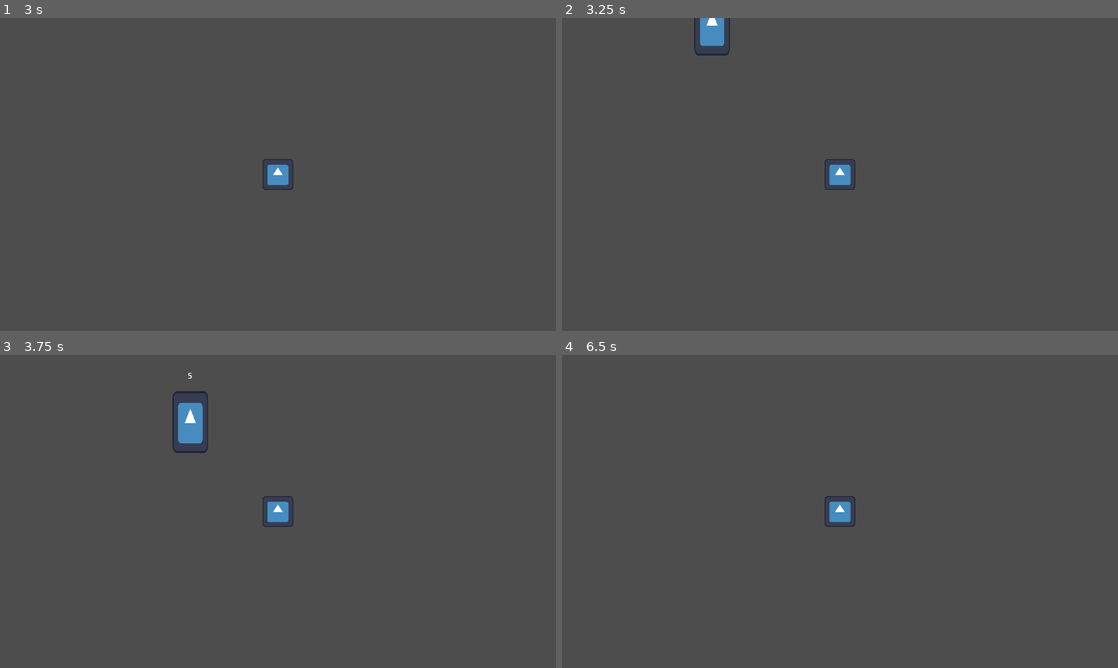
Above: before the commit, frames 1-4 (two rows, left to right).
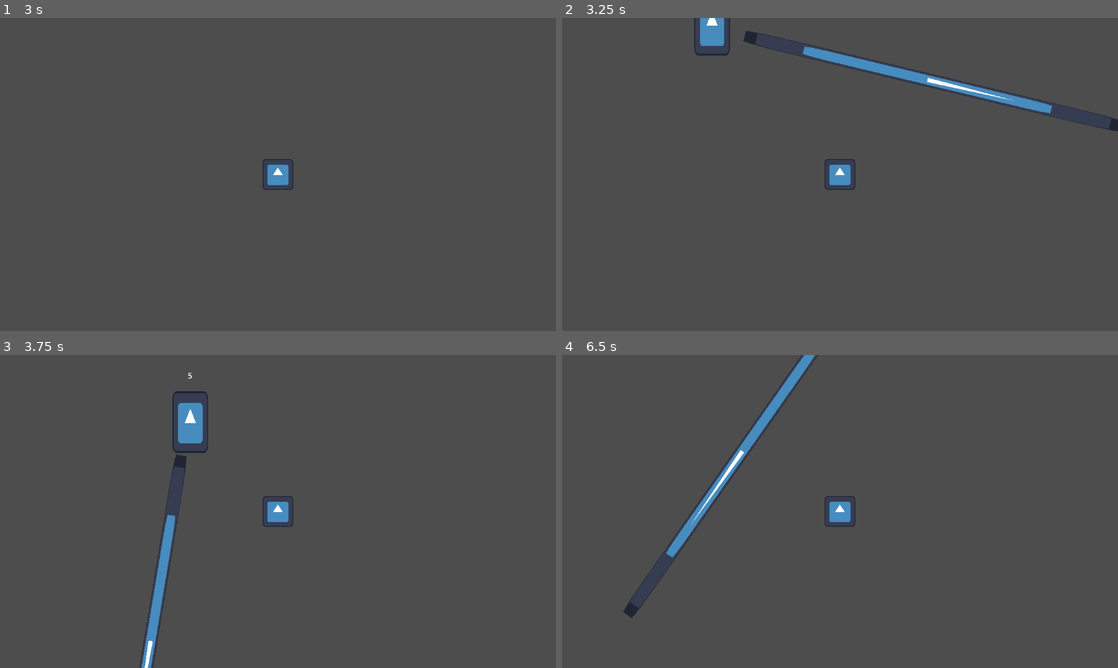
Above: after the commit, the same moments.

Repository: Luksx/GameOff-2024
Game: Godot game, scene res://Scenes/locations/worldtest.tscn
Same seed, same stepped clock (60 frames per second), same inputs: the game is played once before the commit and once after it. The engine's default icon, where the game draws it, is replaced by a stand-in: a white triangle on a blue panel in a dark square.
Inputs:
- Up to frame 1 (3 s): tap Enter at 0.5 s; hold Right (ui_right) 0.53-1.28 s; tap F (melle_attack) every 0.75 s from 0.6 to 2.85 s; hold Down (ui_down) 1.28-2.03 s; hold Right (ui_right) 2.03-2.78 s; tap Space at 2.75 s; hold Up (ui_up) from 2.78 s (still down)
- Up to frame 2 (3.25 s): keep holding Up (ui_up)
- Up to frame 3 (3.75 s): release Up (ui_up) at 3.53 s; hold Left (ui_left) from 3.53 s (still down); tap F (melle_attack) at 3.6 s
- Up to frame 4 (6.5 s): tap F (melle_attack) at 4.35, 5.1, 5.85 s; release Left (ui_left) at 5.03 s; hold Down (ui_down) 5.03-5.78 s; hold Right (ui_right) from 5.78 s (still down)

Frame 1 is identical in both runs. In frame 2, 1.8% of the frame differs, in the area x 32-100%, y 4-37%; in frame 3, 1.1%; in frame 4, 1.7%.

Commit message:
first chained guy attack

Diff:
--- /dev/null
+++ b/godot/Scenes/entities/attacks/attack1.1.tscn
@@ -0,0 +1,16 @@
+[gd_scene load_steps=3 format=3 uid="uid://b36bvrqlg041o"]
+
+[ext_resource type="Script" path="res://Scripts/enemy/boss1/attack_1.1.gd" id="1_mw3hj"]
+[ext_resource type="Texture2D" uid="uid://b8in14xftx34b" path="res://icon.svg" id="1_yq8rv"]
+
+[node name="CharacterBody2D" type="CharacterBody2D"]
+script = ExtResource("1_mw3hj")
+
+[node name="Icon" type="Sprite2D" parent="."]
+position = Vector2(7, -473)
+scale = Vector2(0.21875, 6.28125)
+texture = ExtResource("1_yq8rv")
+
+[node name="Timer" type="Timer" parent="."]
+
+[connection signal="timeout" from="Timer" to="." method="_on_timer_timeout"]
--- a/godot/Scenes/entities/dummy.tscn
+++ b/godot/Scenes/entities/dummy.tscn
@@ -1,7 +1,8 @@
-[gd_scene load_steps=4 format=3 uid="uid://iconi5qs85mw"]
+[gd_scene load_steps=5 format=3 uid="uid://iconi5qs85mw"]
 
 [ext_resource type="Texture2D" uid="uid://b8in14xftx34b" path="res://icon.svg" id="1_4u66e"]
 [ext_resource type="Script" path="res://Scripts/enemy/dummy.gd" id="1_6csfq"]
+[ext_resource type="Script" path="res://Scripts/enemy/boss1/attackmanager.gd" id="3_a7a22"]
 
 [sub_resource type="RectangleShape2D" id="RectangleShape2D_oqp5o"]
 size = Vector2(76, 128)
@@ -26,3 +27,11 @@
 offset_right = 35.0
 offset_bottom = -85.0
 text = "1"
+
+[node name="attacktimer" type="Timer" parent="."]
+one_shot = true
+
+[node name="attackmanag" type="Node2D" parent="."]
+script = ExtResource("3_a7a22")
+
+[connection signal="timeout" from="attacktimer" to="attackmanag" method="_on_attacktimer_timeout"]
--- /dev/null
+++ b/godot/Scripts/enemy/boss1/attack_1.1.gd
@@ -0,0 +1,13 @@
+extends CharacterBody2D
+@onready var atttimer = $Timer
+
+func _ready():
+	rotation = randi_range(0, 360)
+	atttimer.start(2)
+# Called every frame. 'delta' is the elapsed time since the previous frame.
+func _process(delta):
+	$".".rotate(0.05)
+
+
+func _on_timer_timeout():
+	queue_free()
--- /dev/null
+++ b/godot/Scripts/enemy/boss1/attackmanager.gd
@@ -0,0 +1,27 @@
+extends Node
+var attack1 = preload("res://Scenes/entities/attacks/attack1.1.tscn")
+@onready var timer = $"../attacktimer"
+
+func _ready():
+	starttimer()
+func starttimer():
+	timer.start(3)
+
+
+func _on_attacktimer_timeout():
+	get_attack()
+#	for i in get_children():
+#		i.queue_free()
+func get_attack():
+	var currentattack = randi_range(1,1)
+	print(currentattack)
+	if currentattack == 0:
+		chain_hook()
+	if currentattack == 1:
+		chain_rotate()
+func chain_hook():
+	starttimer()
+func chain_rotate():
+	var ch = attack1.instantiate()
+	add_child(ch)
+	starttimer()
--- a/godot/Scripts/player/movement/player.gd
+++ b/godot/Scripts/player/movement/player.gd
@@ -6,7 +6,7 @@
 	var input : Vector2 = Input.get_vector("ui_left", "ui_right", "ui_up", "ui_down")
 	if input != Vector2(0,0):
 		velocity = input * speed * delta
-		print(velocity)
+#		print(velocity)
 	else:
 		velocity = Vector2(0, 0)
 	move_and_slide()
